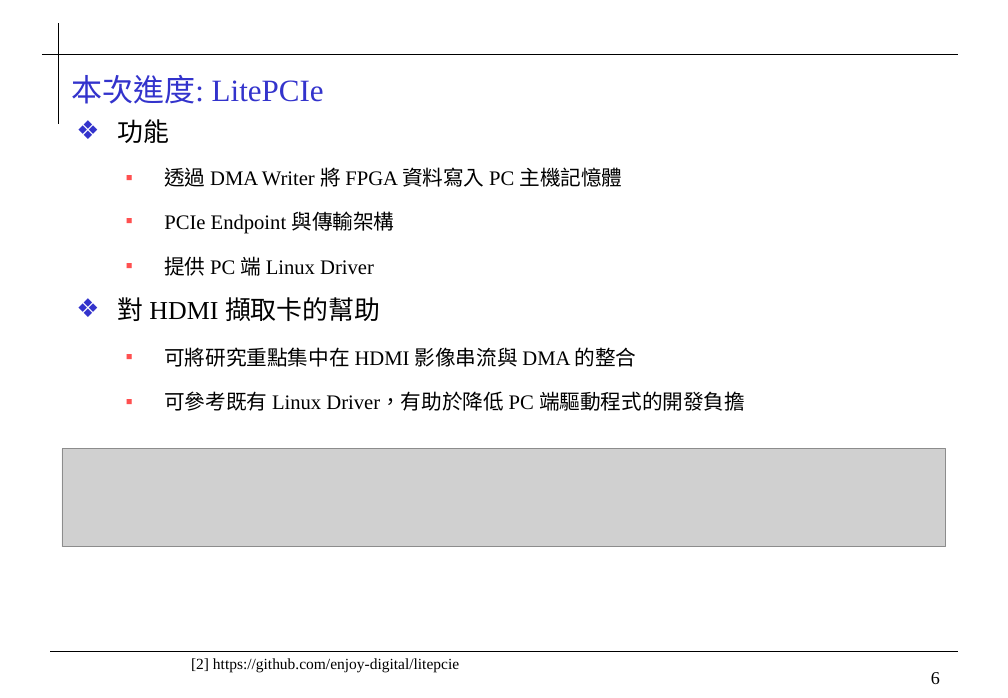
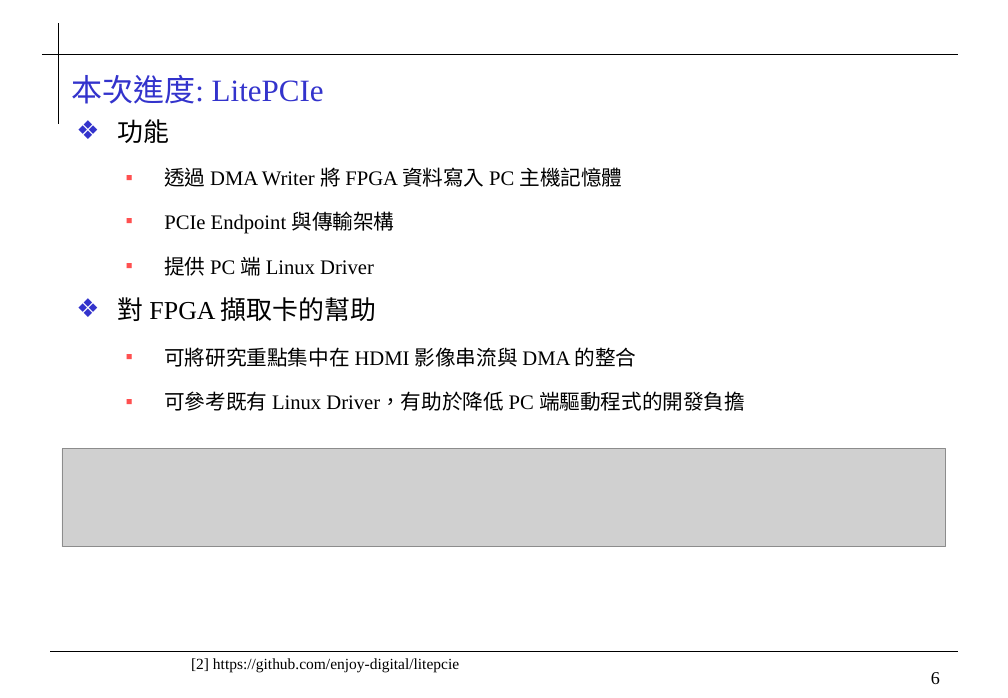
Before and after one commit to 0ilasis0/home, a slide deck: slide 6 of Onyx_進度報告_1013.pptx. Drawn at 1008x698 pixels with LibreOffice and Linux fonts; fonts in the diff are those of the drawing; grey boxes stand for pictures; background and template pictures are left out. Boxes give left, top, right and bottom in pixels: in the first picture for what was removed or moved away, otherwise in the second. Text is boxed around its words. In the diff, an @@ line names an element or a change of style, - is before the commit and + after.

```diff
--- a/Onyx_進度報告_1013.pptx
+++ b/Onyx_進度報告_1013.pptx
@@ text at [118,297,376,321]: text changed @@
-❖ 對 HDMI 擷取卡的幫助
+❖ 對 FPGA 擷取卡的幫助
```
Also in this commit, not shown: 1 other file.
